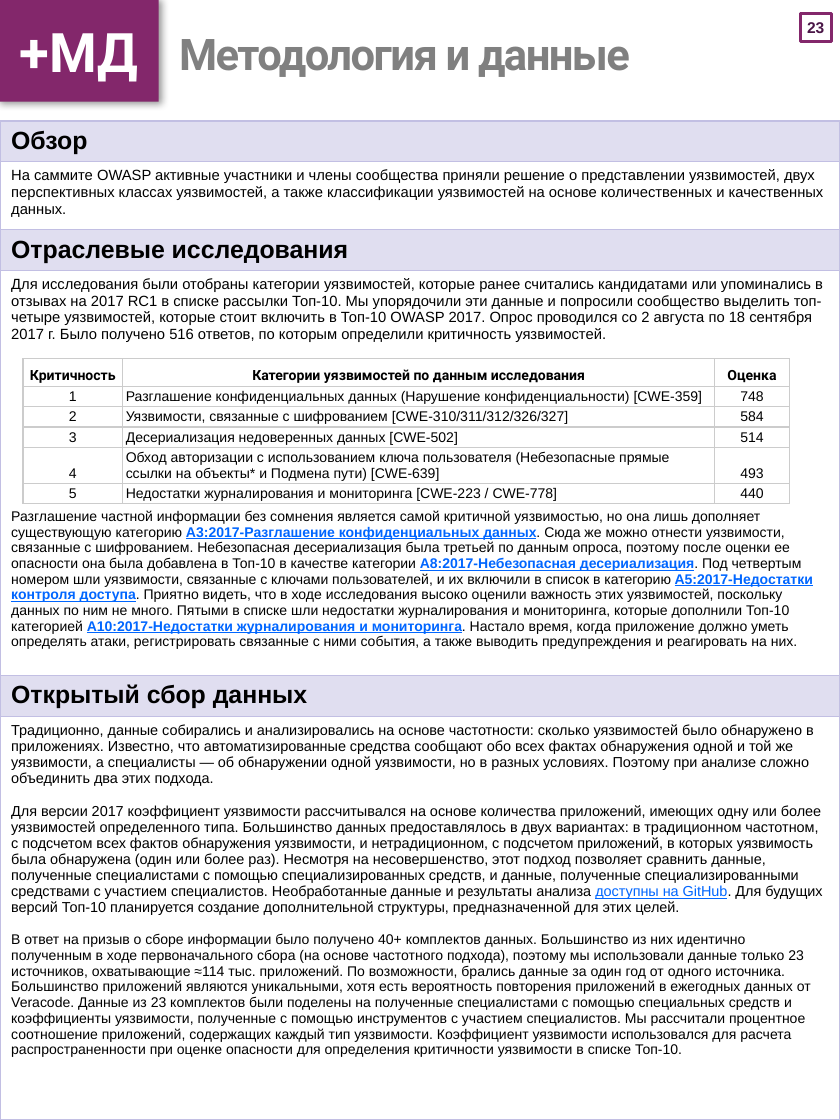
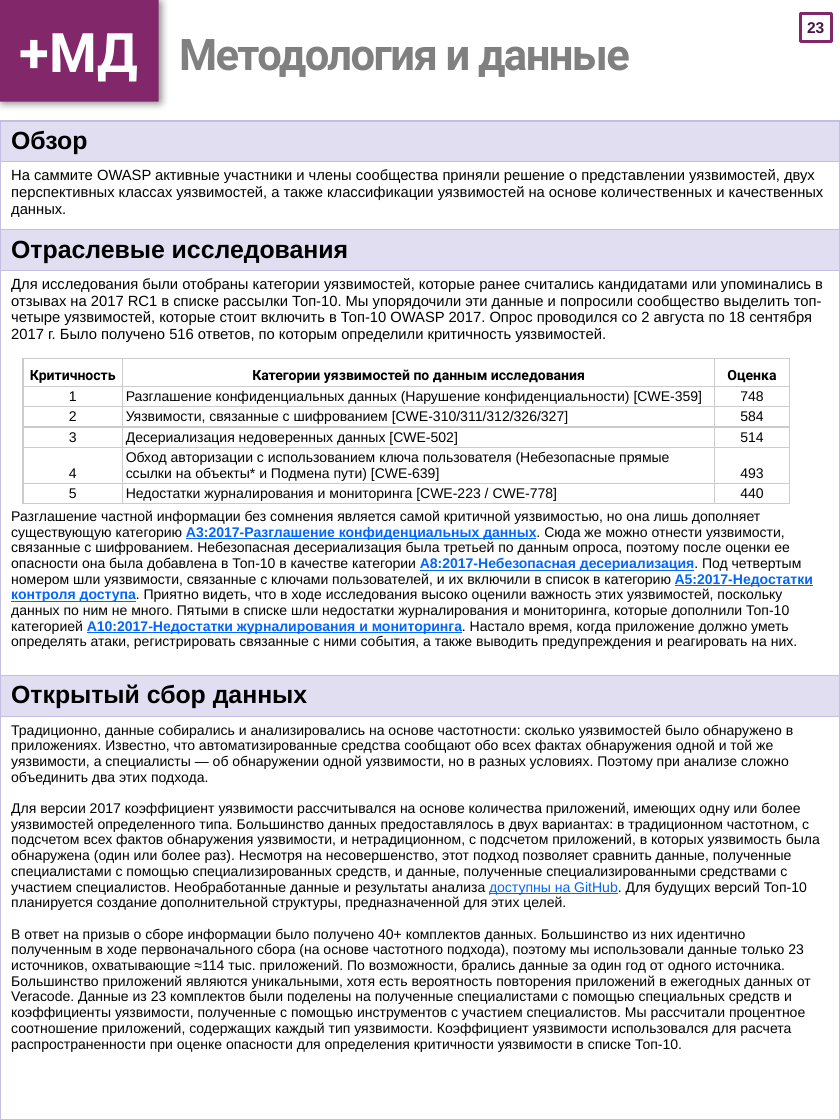
Before and after one commit to OWASP/Top10, a slide deck: slide 24 of 2017/OWASP Top 10-2017-ru.pptx. Drawn at 840x1120 pixels with LibreOffice and Linux fonts; fonts in the diff are those of the drawing. Boxes give left, top, right and bottom in pixels: in the first picture for what was removed or moved away, otherwise in the second. Text is boxed around its words. In the diff, an @@ line names an element or a change of style, - is before the commit and + after.

```diff
--- a/2017/OWASP Top 10-2017-ru.pptx
+++ b/2017/OWASP Top 10-2017-ru.pptx
@@ table at (0, 121, 840, 1120) @@
@@ size 9.3 to 9 pt in "Традиционно, данные собирались и анализировались на основе ...", "Для версии 2017 коэффициент уязвимости рассчитывался на ..." @@
```
Also in this commit, not shown: 9 other slides changed, 27 other files.
